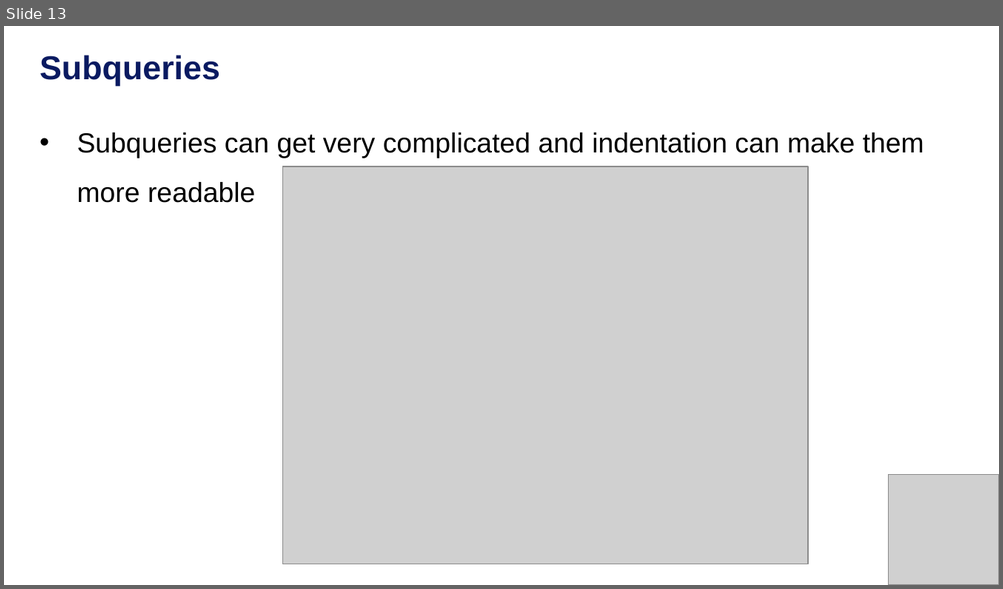
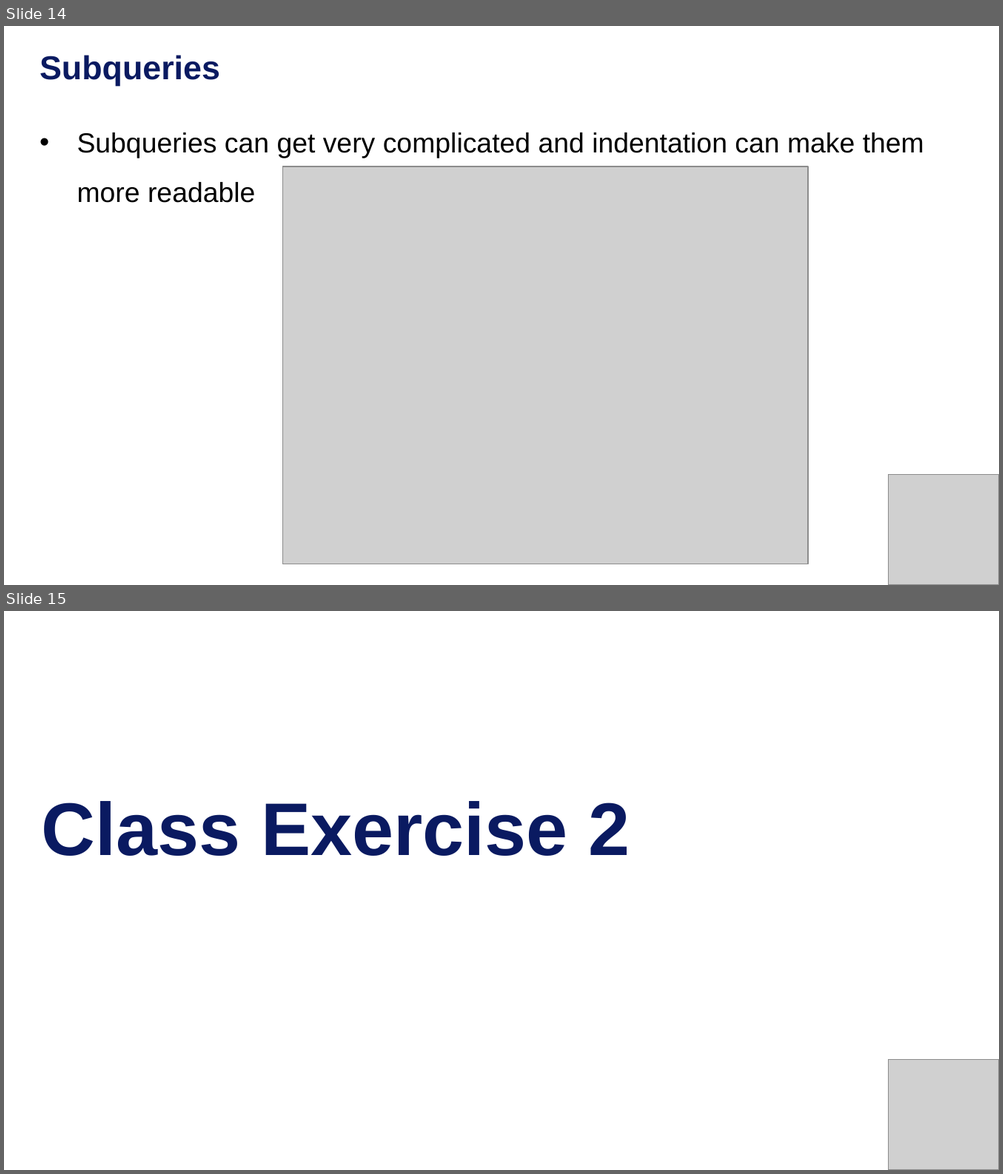
Before and after one commit to warwickdatasciencesociety/deep-dive-into-sql, a slide deck: session-three/session-three-presentation.pptx. Shown one above the other, each under a label of ours: slide 13 before the commit, slides 14 and 15 after it. The pictures are 1003x589 and 1003x1174 pixels, drawn with LibreOffice and Linux fonts; fonts in the diff are those of the drawing; grey boxes stand for pictures. Boxes give left, top, right and bottom in pixels: in the first picture for what was removed or moved away, otherwise in the second. Text is boxed around its words. In the diff, an @@ line names an element or a change of style, - is before the commit and + after.

```diff
--- a/session-three/session-three-presentation.pptx
+++ b/session-three/session-three-presentation.pptx
@@ slide 15 added at <box>4,611,999,1170</box>, background #FFFFFF @@
@@ title added at <box>41,801,630,856</box>, 54 pt, text #0A1A61, bold @@
+Class Exercise 2
@@ picture added at <box>888,1059,999,1170</box> @@
@@ what was slide 13 is now slide 14 @@
```
Also in this commit, not shown: 1 other slide added, 5 other files.
